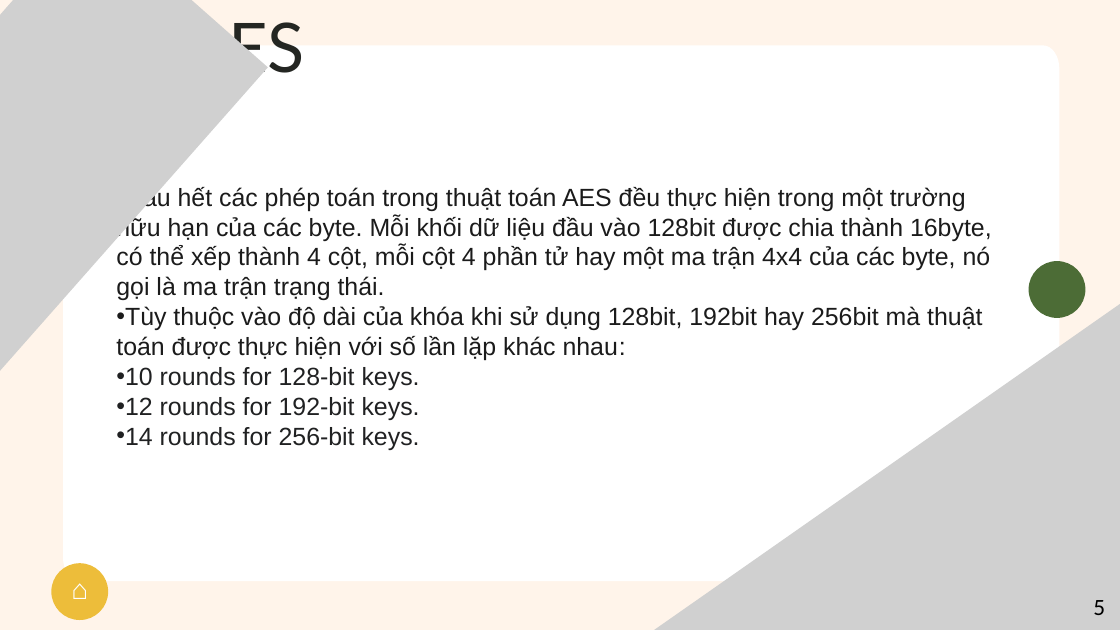
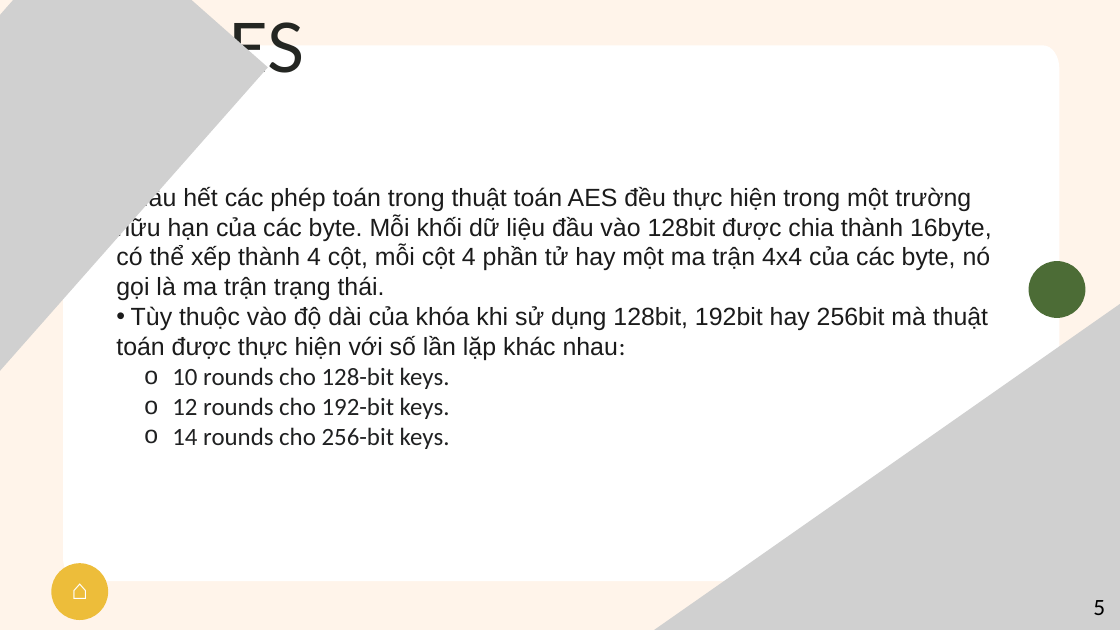
Before and after one commit to nokiddig/AES-XTS-Custom, a slide deck: slide 5 of Slide/Green and Yellow Illustration Digital Literacy Presentation.pptx. Drawn at 1120x630 pixels with LibreOffice and Linux fonts; fonts in the diff are those of the drawing; grey boxes stand for pictures. Boxes give left, top, right and bottom in pixels: in the first picture for what was removed or moved away, otherwise in the second. Text is boxed around its words. In the diff, an @@ line names an element or a change of style, - is before the commit and + after.

```diff
--- a/Slide/Green and Yellow Illustration Digital Literacy Presentation.pptx
+++ b/Slide/Green and Yellow Illustration Digital Literacy Presentation.pptx
@@ text at (116,306,988,360): font Arial to Calibri in "nhau:" @@
@@ text at (172,367,450,449): text changed; font Arial to Calibri @@
-• 10 rounds for 128-bit keys.
-• 12 rounds for 192-bit keys.
-• 14 rounds for 256-bit keys.
+  o 10 rounds cho 128-bit keys.
+  o 12 rounds cho 192-bit keys.
+  o 14 rounds cho 256-bit keys.
```
Also in this commit, not shown: 8 other slides changed, 6 slides added, 4 slides removed, 14 other files.
